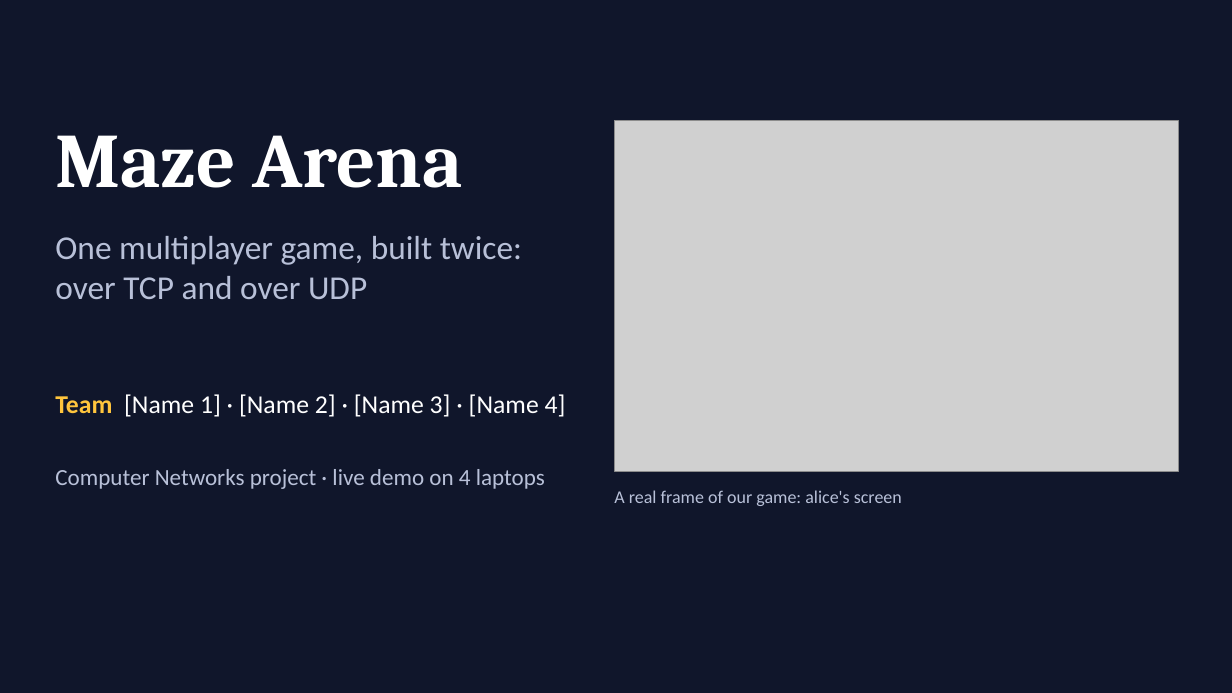
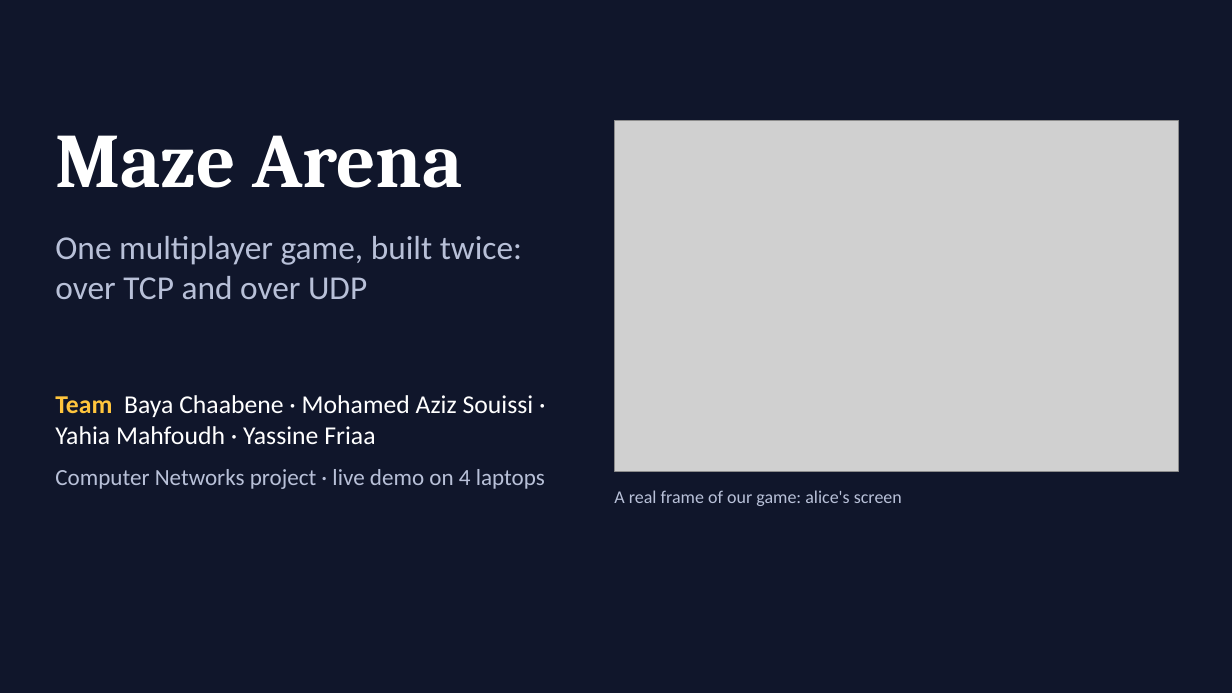
Before and after one commit to bayaCh05/maze-arena, a slide deck: slide 1 of slides/maze_arena_tcp_vs_udp.pptx. Drawn at 1232x693 pixels with LibreOffice and Linux fonts; fonts in the diff are those of the drawing; grey boxes stand for pictures. Boxes give left, top, right and bottom in pixels: in the first picture for what was removed or moved away, otherwise in the second. Text is boxed around its words. In the diff, an @@ line names an element or a change of style, - is before the commit and + after.

```diff
--- a/slides/maze_arena_tcp_vs_udp.pptx
+++ b/slides/maze_arena_tcp_vs_udp.pptx
@@ text at (55, 395, 534, 444): text changed @@
-Team [Name 1] · [Name 2] · [Name 3] · [Name 4]
+Team Baya Chaabene · Mohamed Aziz Souissi · Yahia Mahfoudh · Yassine Friaa
```
Also in this commit, not shown: 3 other slides changed, 3 other files.
